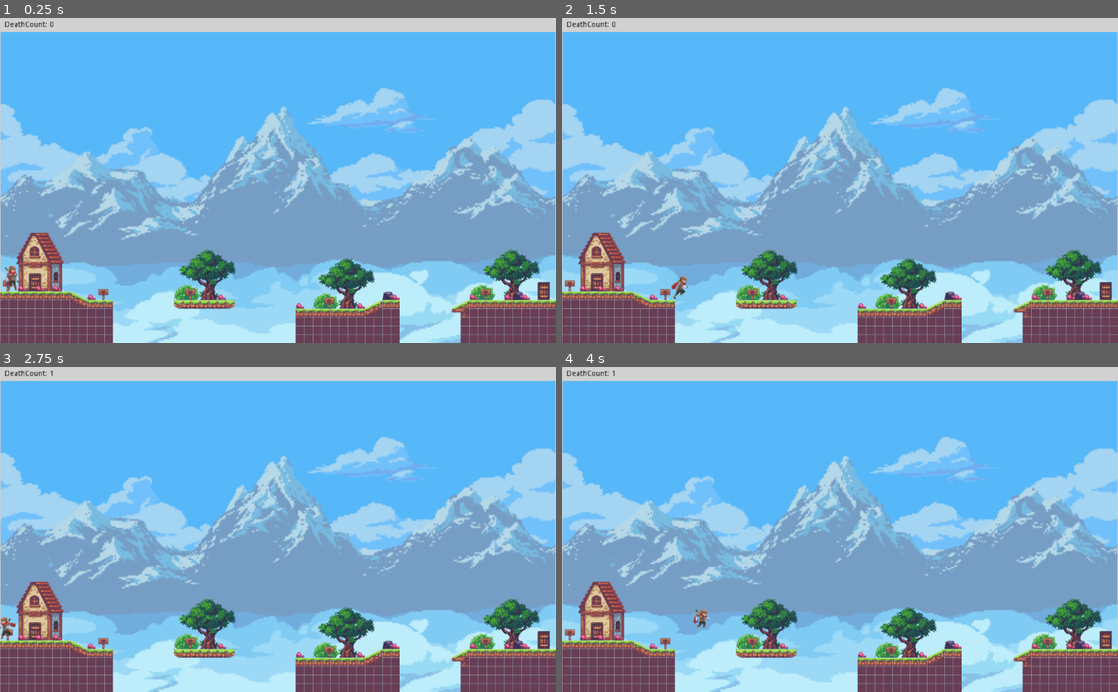
Above: before the commit, frames 1-4 (two rows, left to right).
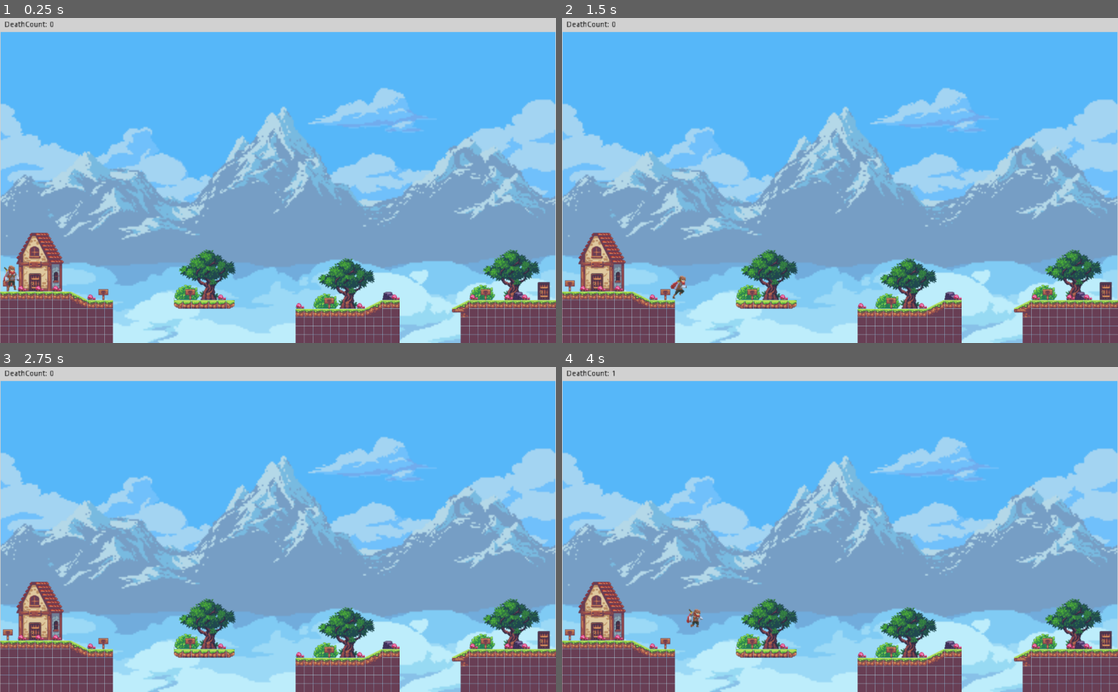
Above: after the commit, the same moments.

Repository: felicienfouillet/ddp_veilles_etudes_moteurs
Game: Godot game, scene res://Main.tscn
Same seed, same stepped clock (60 frames per second), same inputs: the game is played once before the commit and once after it.
Inputs:
- Up to frame 1 (0.25 s): no input
- Up to frame 2 (1.5 s): hold Right (ui_right) from 0.53 s (still down); tap Space (ui_up) at 0.77 s
- Up to frame 3 (2.75 s): tap Space (ui_up) at 1.52 s; release Right (ui_right) at 2.03 s; hold Left (ui_left) from 2.03 s (still down)
- Up to frame 4 (4 s): tap Enter at 2.75 s; release Left (ui_left) at 2.78 s; hold Right (ui_right) from 2.78 s (still down); tap Space (ui_up) at 3.02, 3.77 s

The runs differ from the first frame. In frame 1, less than 0.1% of the frame differs, in the area x 0-4%, y 76-84%; in frame 2, less than 0.1%; in frame 3, 0.1%; in frame 4, 0.2%, in the area x 22-27%, y 74-81%.

Commit message:
evo: addition of scen restart

Diff:
--- a/Godot/Main.tscn
+++ b/Godot/Main.tscn
@@ -18,43 +18,43 @@
 [ext_resource path="res://assets/background_glacial_mountains_lightened.png" type="Texture" id=16]
 [ext_resource path="res://assets/tileset/props.png" type="Texture" id=18]
 
+[sub_resource type="ConvexPolygonShape2D" id=1]
+points = PoolVector2Array( 32, 32, 32, 32, 0, 32, 32, 32 )
+
 [sub_resource type="ConvexPolygonShape2D" id=2]
-points = PoolVector2Array( 32, 32, 32, 32, 0, 32, 32, 32 )
+points = PoolVector2Array( 16, 16, 0, 16, 0, 0, 16, 0 )
+
+[sub_resource type="ConvexPolygonShape2D" id=3]
+points = PoolVector2Array( 0, 0, 32, 16, 0, 16 )
 
 [sub_resource type="ConvexPolygonShape2D" id=4]
+points = PoolVector2Array( 0, 0, 16, 0, 16, 16, 0, 16 )
+
+[sub_resource type="ConvexPolygonShape2D" id=5]
 points = PoolVector2Array( 16, 16, 0, 16, 0, 0, 16, 0 )
 
-[sub_resource type="ConvexPolygonShape2D" id=11]
-points = PoolVector2Array( 0, 0, 32, 16, 0, 16 )
-
-[sub_resource type="ConvexPolygonShape2D" id=5]
-points = PoolVector2Array( 0, 0, 16, 0, 16, 16, 0, 16 )
-
 [sub_resource type="ConvexPolygonShape2D" id=6]
-points = PoolVector2Array( 16, 16, 0, 16, 0, 0, 16, 0 )
-
-[sub_resource type="ConvexPolygonShape2D" id=13]
-points = PoolVector2Array( 0, 0, 16, 0, 16, 16, 0, 16 )
-
-[sub_resource type="ConvexPolygonShape2D" id=14]
-points = PoolVector2Array( 0, 0, 16, 0, 16, 16, 0, 16 )
-
-[sub_resource type="ConvexPolygonShape2D" id=15]
 points = PoolVector2Array( 0, 0, 16, 0, 16, 16, 0, 16 )
 
 [sub_resource type="ConvexPolygonShape2D" id=7]
 points = PoolVector2Array( 0, 0, 16, 0, 16, 16, 0, 16 )
 
 [sub_resource type="ConvexPolygonShape2D" id=8]
-points = PoolVector2Array( 16, 16, 0, 16, 0, 0, 16, 0 )
+points = PoolVector2Array( 0, 0, 16, 0, 16, 16, 0, 16 )
 
 [sub_resource type="ConvexPolygonShape2D" id=9]
 points = PoolVector2Array( 0, 0, 16, 0, 16, 16, 0, 16 )
 
+[sub_resource type="ConvexPolygonShape2D" id=10]
+points = PoolVector2Array( 16, 16, 0, 16, 0, 0, 16, 0 )
+
+[sub_resource type="ConvexPolygonShape2D" id=11]
+points = PoolVector2Array( 0, 0, 16, 0, 16, 16, 0, 16 )
+
 [sub_resource type="ConvexPolygonShape2D" id=12]
 points = PoolVector2Array( 0, 16, 32, 0, 32, 16, 16, 16 )
 
-[sub_resource type="TileSet" id=3]
+[sub_resource type="TileSet" id=13]
 0/name = "tileset.png 0"
 0/texture = ExtResource( 15 )
 0/tex_offset = Vector2( 0, 0 )
@@ -722,11 +722,13 @@
 40/shapes = [  ]
 40/z_index = 0
 
-[sub_resource type="GDScript" id=16]
+[sub_resource type="GDScript" id=14]
 script/source = "extends KinematicBody2D
 
 var anim_player
 var label
+var win_label
+var tween
 
 const SPEED = 200
 const MAX_VELOCITY = 200
@@ -742,6 +744,10 @@
 func _ready():
 	anim_player =  $AnimatedSprite
 	label = get_parent().get_node(\"deathcount\")
+	win_label = get_parent().get_node(\"win\")
+	win_label.set_visible(false)
+
+	tween = get_parent().get_node(\"Tween\")
 
 func _physics_process(delta):
 	label.set_text(str(death_count))
@@ -790,6 +796,11 @@
 		position.y = 8
 		death_count += 1
 
+	if position.x >= 925:
+		win_label.set_visible(true)
+		tween.interpolate_callback(self, 10, \"ReloadCurrentScene\")
+		tween.start()
+
 func flipSprite():
 	facing_right = !facing_right
 	anim_player.flip_h = !anim_player.flip_h
@@ -799,9 +810,11 @@
 		return
 	anim_player.play(name)
 
+func ReloadCurrentScene():
+	get_tree().reload_current_scene()
 "
 
-[sub_resource type="SpriteFrames" id=1]
+[sub_resource type="SpriteFrames" id=15]
 animations = [ {
 "frames": [ ExtResource( 12 ), ExtResource( 10 ), ExtResource( 3 ), ExtResource( 6 ) ],
 "loop": true,
@@ -833,25 +846,28 @@
 
 [node name="TileMap" type="TileMap" parent="."]
 position = Vector2( -16, 8 )
-tile_set = SubResource( 3 )
+tile_set = SubResource( 13 )
 cell_size = Vector2( 16, 16 )
 collision_use_kinematic = true
 format = 1
 tile_data = PoolIntArray( -262147, 37, 0, -262128, 35, 0, -262093, 35, 0, -196576, 35, 0, -5, 1, 0, 65531, 1, 0, 65532, …(3133 unchanged characters)…
 
 [node name="KinematicBody2D" type="KinematicBody2D" parent="."]
-position = Vector2( -56.6313, 8 )
-script = SubResource( 16 )
+position = Vector2( -58, 10 )
+script = SubResource( 14 )
+__meta__ = {
+"_edit_group_": true
+}
 
 [node name="AnimatedSprite" type="AnimatedSprite" parent="KinematicBody2D"]
 position = Vector2( -1, 0.709869 )
 scale = Vector2( 1.5, 1.5 )
-frames = SubResource( 1 )
+frames = SubResource( 15 )
 animation = "jump"
 
 [node name="CollisionShape2D" type="CollisionShape2D" parent="KinematicBody2D"]
 position = Vector2( -0.481302, 9.44785 )
-shape = SubResource( 10 )
+shape = SubResource( 16 )
 
 [node name="Label" type="Label" parent="."]
 margin_left = -72.4333
@@ -875,3 +891,20 @@
 "_edit_group_": true,
 "_edit_use_anchors_": false
 }
+
+[node name="win" type="Label" parent="."]
+margin_left = 265.0
+margin_top = -175.0
+margin_right = 422.0
+margin_bottom = -161.0
+rect_scale = Vector2( 2, 2 )
+custom_colors/font_color = Color( 0, 0, 0, 1 )
+text = "Bravo Vous avez gagné !!"
+__meta__ = {
+"_edit_group_": true,
+"_edit_use_anchors_": false
+}
+
+[node name="Tween" type="Tween" parent="."]
+playback_speed = 5.0
+playback/speed = 5.0
Not shown: 11 places in Godot/Main.tscn that only renumber resources
